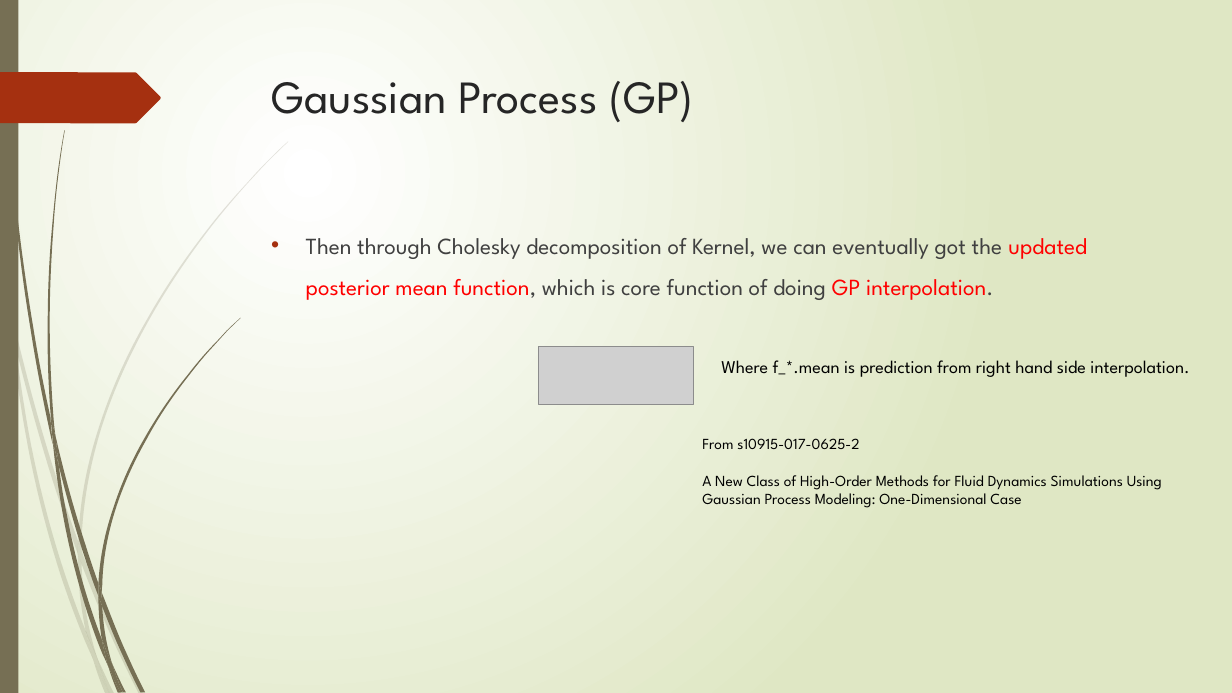
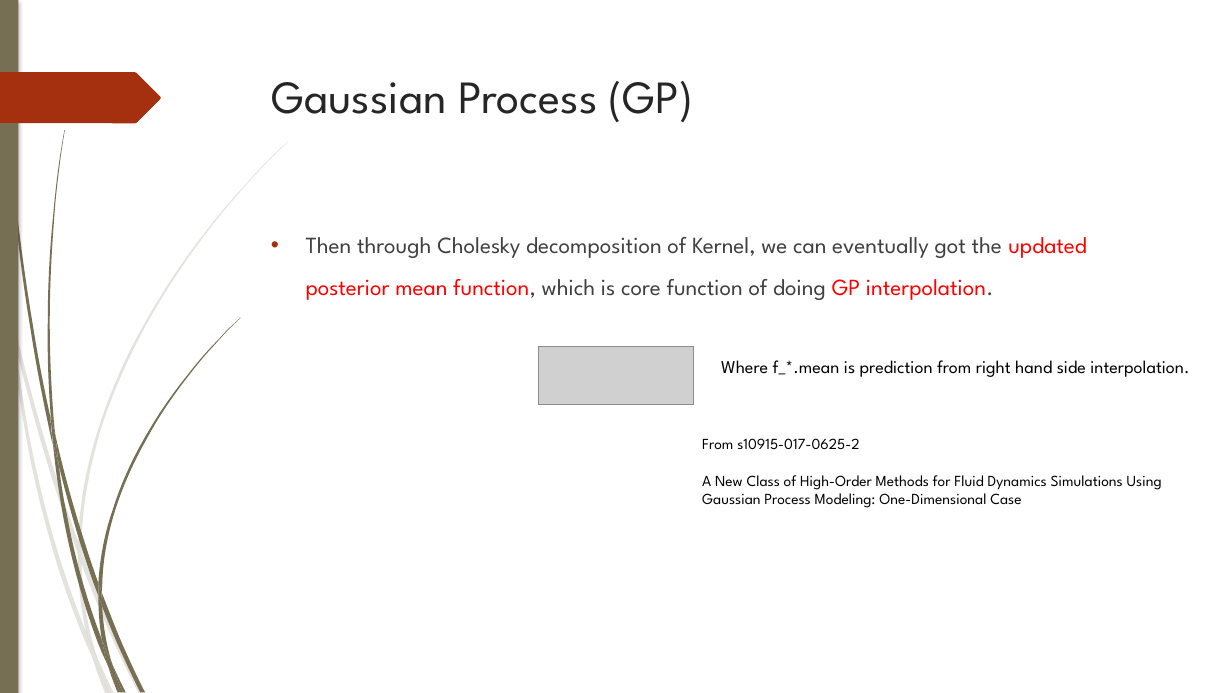
Before and after one commit to TsunSungKuo/ComputAstroPhys_GroupReport, a slide deck: slide 22 of ca_team_project.pptx. Drawn at 1232x693 pixels with LibreOffice and Linux fonts; fonts in the diff are those of the drawing; grey boxes stand for pictures. Boxes give left, top, right and bottom in pixels: in the first picture for what was removed or moved away, otherwise in the second. Text is boxed around its words. In the diff, an @@ line names an element or a change of style, - is before the commit and + after.

```diff
--- a/ca_team_project.pptx
+++ b/ca_team_project.pptx
@@ background gradient #FFFFFF to #DFE8C4 to #FFFFFF @@
@@ rectangle at [0,0,18,693]: shadow on @@
@@ outline redrawn in 13 elements at [13,319,79,554], [81,551,143,693], [10,323,93,660], [78,554,97,657], [79,141,288,551], [86,631,110,693], [3,0,53,445], [102,592,145,692], [47,130,65,436], [98,318,240,592], [98,596,112,665], [98,583,102,606], [0,72,161,123] @@
@@ text "Then through Cholesky decomposition of ..." at [306,237,1087,300]: indent changed @@
```
Also in this commit, not shown: 33 other slides changed.
